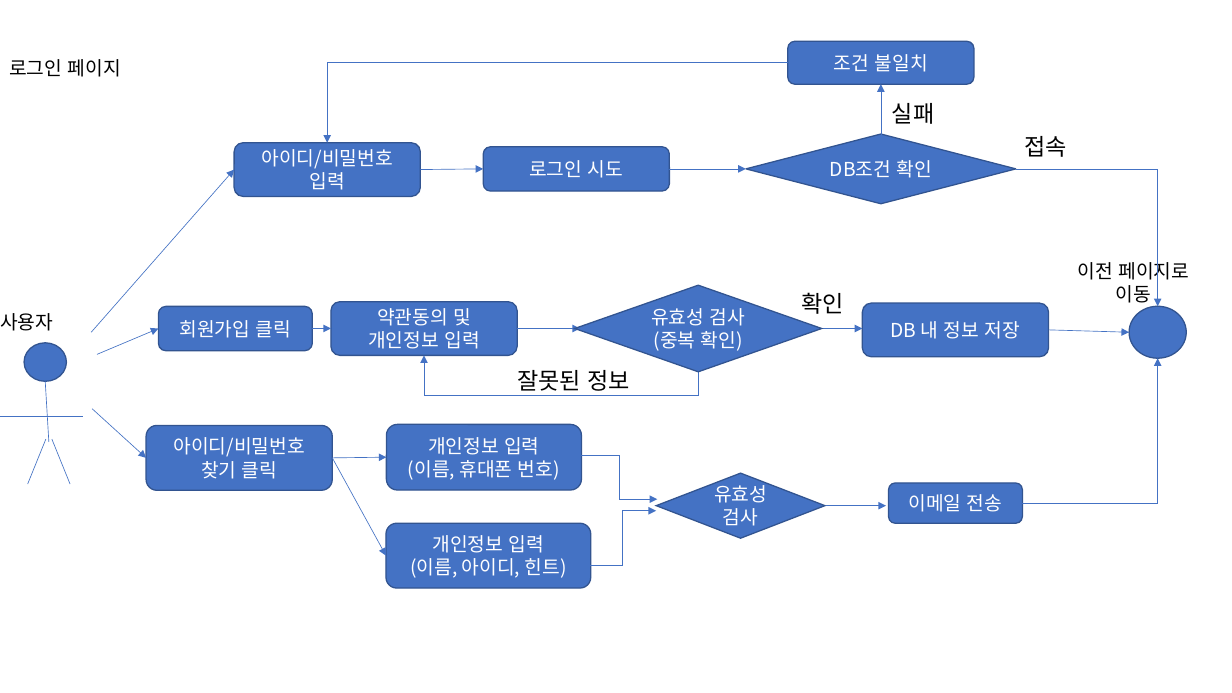
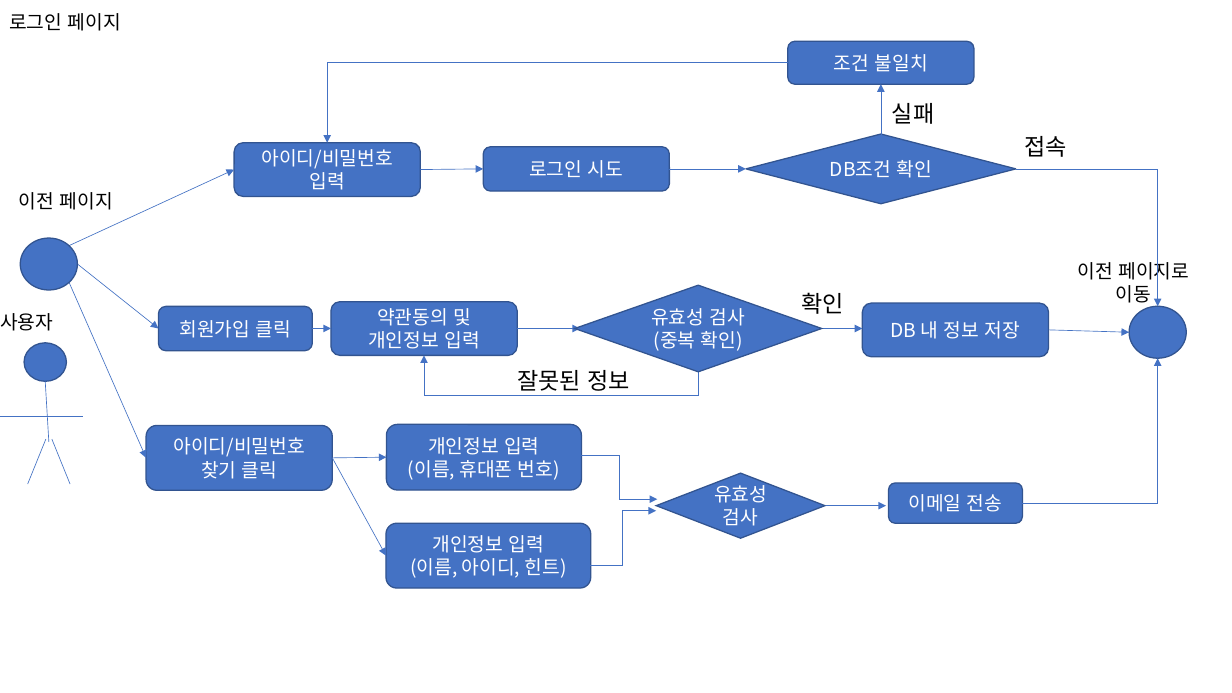
Before and after one commit to What-The-Pork/meeting-log, a slide deck: slide 2 of 회원DB_다이어그램.pptx. Drawn at 1232x693 pixels with LibreOffice and Linux fonts; fonts in the diff are those of the drawing. Boxes give left, top, right and bottom in pixels: in the first picture for what was removed or moved away, otherwise in the second. Text is boxed around its words. In the diff, an @@ line names an element or a change of style, - is before the commit and + after.

```diff
--- a/회원DB_다이어그램.pptx
+++ b/회원DB_다이어그램.pptx
@@ title "로그인 페이지": place and size @@
-title "로그인 페이지" at (9,59,121,77)
+title "로그인 페이지" at (9,13,121,31)
@@ arrow moved from (91, 333) - (234, 170) to (69, 246) - (234, 170) @@
@@ text added at (19,192,113,210), 15 pt, text #000000 @@
+이전 페이지
@@ ellipse added at (20,238,78,290), fill #4472C4, outline #325491 1 pt @@
@@ arrow moved from (97, 355) - (159, 329) to (78, 264) - (159, 329) @@
@@ arrow moved from (92, 409) - (146, 458) to (69, 283) - (146, 458) @@
```
Also in this commit, not shown: 1 slide added, 1 slide removed, 1 other file.
